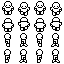
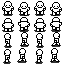
The second 64x64 image is a revision of the first. Changes to its layers:
painted on "Template" over (x1=2, y1=14, x2=61, y2=64)
